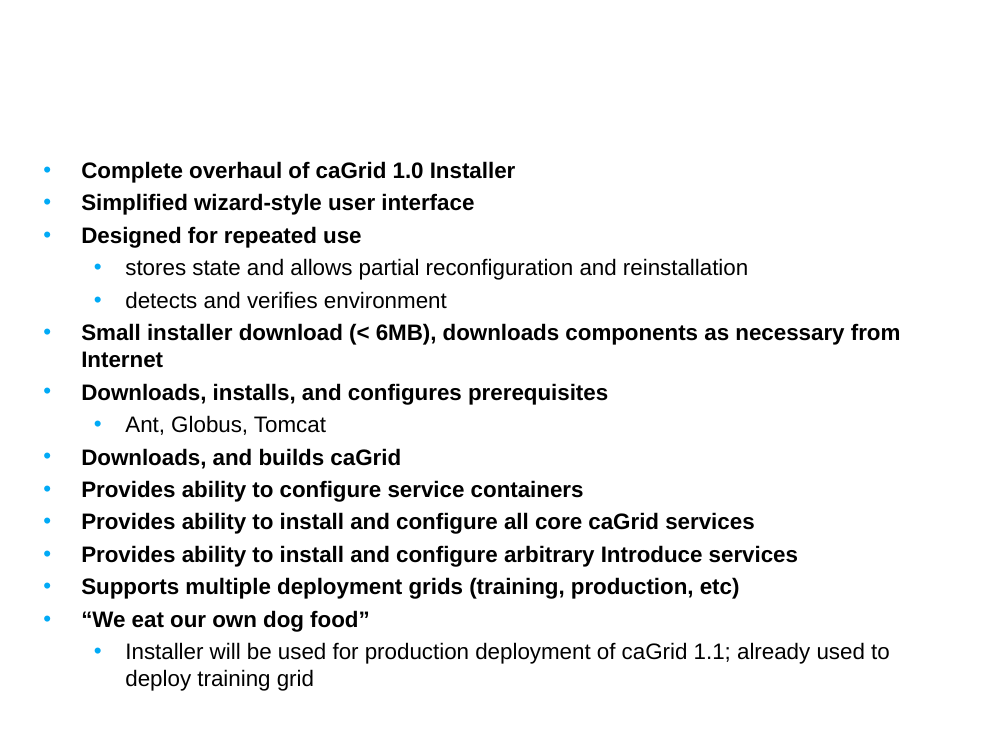
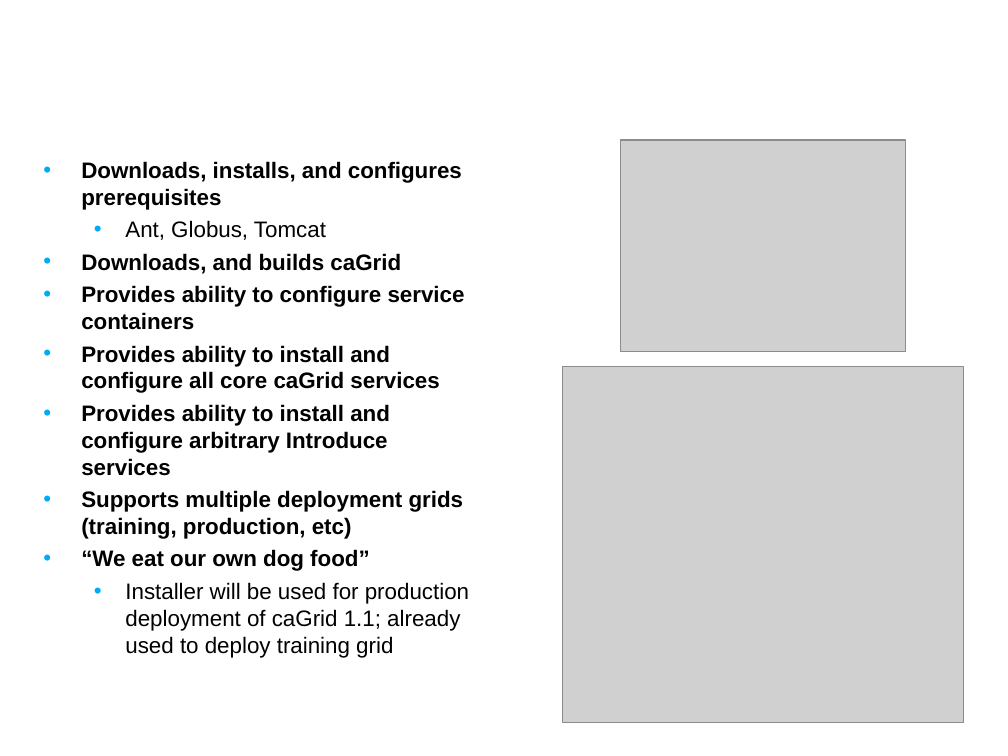
Before and after one commit to NCIP/cagrid-portal, a slide deck: slide 5 of cagrid-1-0/Documentation/presentations/200708_VCDE_ARCH/20070807_Day2_caGrid-1.1_Overview.ppt (slide 7 before the commit). Drawn at 1008x756 pixels with LibreOffice and Linux fonts; fonts in the diff are those of the drawing; grey boxes stand for pictures; background and template pictures are left out. Boxes give left, top, right and bottom in pixels: in the first picture for what was removed or moved away, otherwise in the second. Text is boxed around its words. In the diff, an @@ line names an element or a change of style, - is before the commit and + after.

```diff
--- a/cagrid-1-0/Documentation/presentations/200708_VCDE_ARCH/20070807_Day2_caGrid-1.1_Overview.ppt
+++ b/cagrid-1-0/Documentation/presentations/200708_VCDE_ARCH/20070807_Day2_caGrid-1.1_Overview.ppt
@@ picture added at box(620, 140, 905, 352) @@
@@ text at box(81, 161, 901, 368): paragraphs removed @@
-• Complete overhaul of caGrid 1.0 Installer
-• Simplified wizard-style user interface
-• Designed for repeated use
-  • stores state and allows partial reconfiguration and reinstallation
-  • detects and verifies environment
-• Small installer download (< 6MB), downloads components as necessary from Internet
@@ picture added at box(562, 367, 963, 723) @@
```
Also in this commit, not shown: 3 other slides changed, 3 slides added, 1 slide removed.
